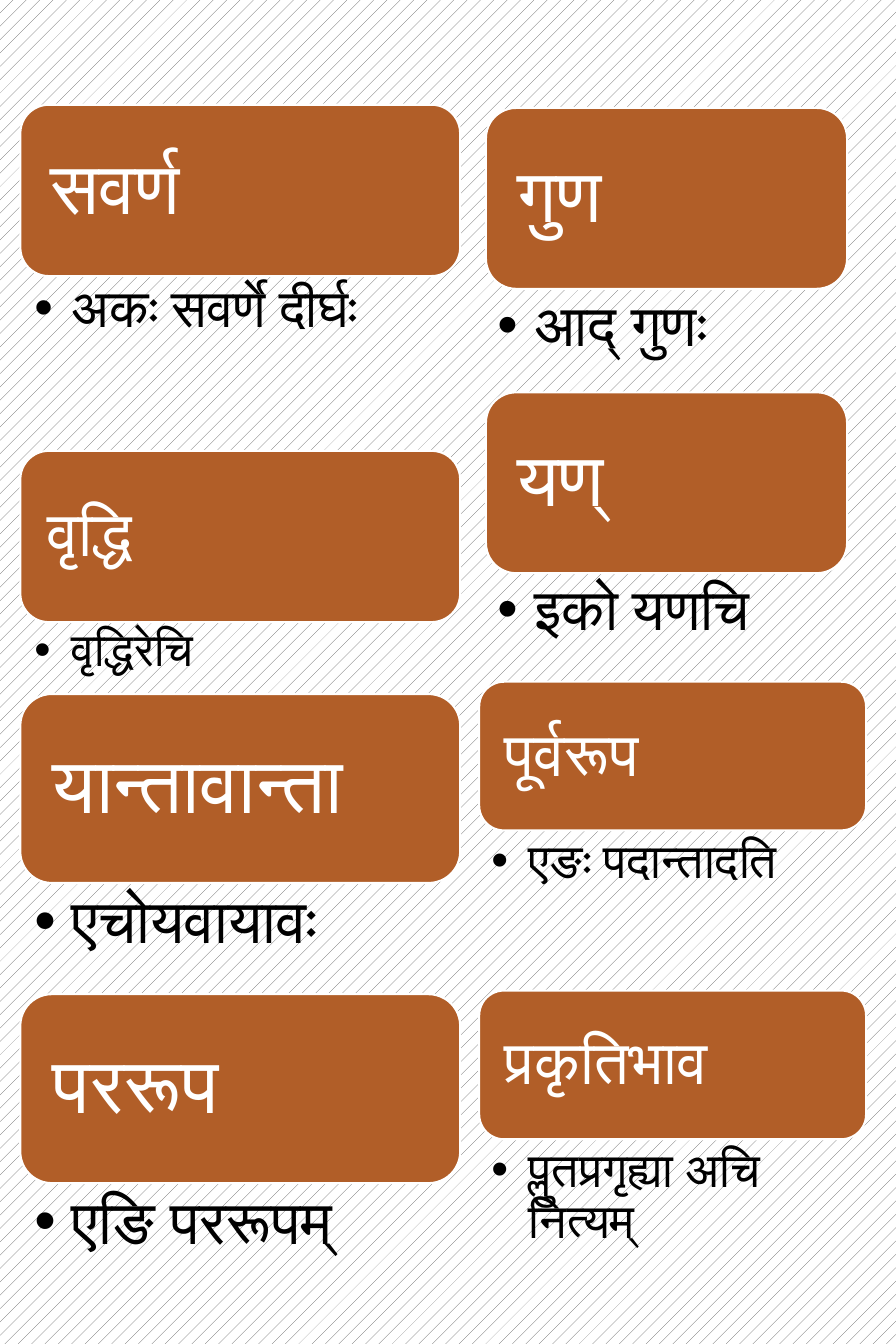
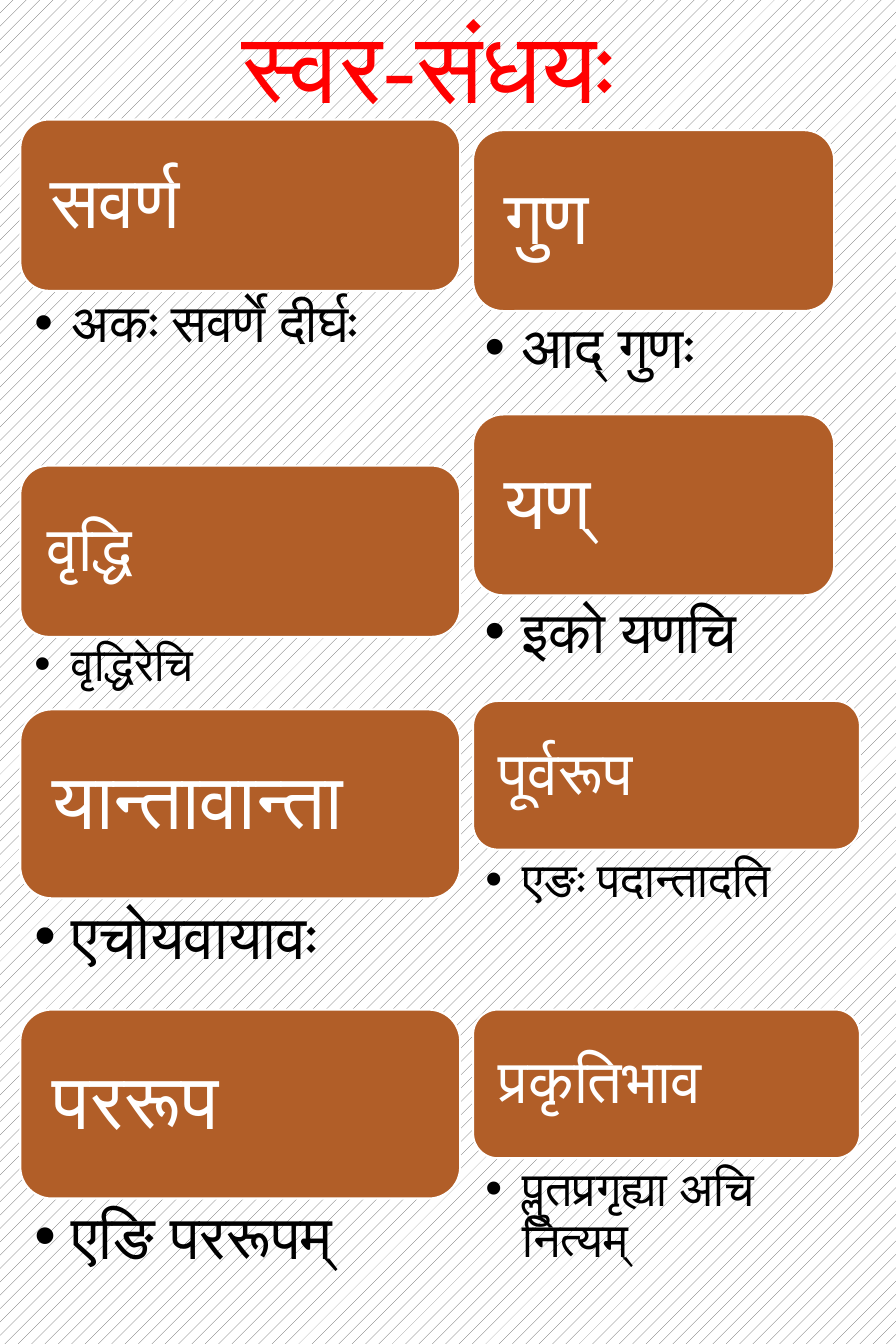
Before and after one commit to GIRISHVBHAGWAT/MY_Documents, a slide deck: slide 2 of Vyakarana_sahitya_2/Mobile_Photos/karakani.pptx. Drawn at 896x1344 pixels with LibreOffice and Linux fonts; fonts in the diff are those of the drawing. Boxes give left, top, right and bottom in pixels: in the first picture for what was removed or moved away, otherwise in the second. Text is boxed around its words. In the diff, an @@ line names an element or a change of style, - is before the commit and + after.

```diff
--- a/Vyakarana_sahitya_2/Mobile_Photos/karakani.pptx
+++ b/Vyakarana_sahitya_2/Mobile_Photos/karakani.pptx
@@ text added at <box>243,25,614,130</box>, 60 pt, text #FF0000 @@
+स्वर-संधयः
@@ 4 texts, 1 rounded rectangle: place and size @@
-4 texts, 1 rounded rectangle at <box>486,108,847,647</box>
+4 texts, 1 rounded rectangle at <box>473,130,834,669</box>
@@ rounded rectangle: place and size @@
-rounded rectangle at <box>486,392,847,572</box>
+rounded rectangle at <box>473,415,834,595</box>
@@ 8 texts, 4 rounded rectangles: place and size @@
-8 texts, 4 rounded rectangles at <box>20,105,460,1261</box>
+8 texts, 4 rounded rectangles at <box>20,119,460,1276</box>
@@ 4 texts, 2 rounded rectangles: place and size @@
-4 texts, 2 rounded rectangles at <box>479,682,866,1253</box>
+4 texts, 2 rounded rectangles at <box>473,701,860,1272</box>
```
Also in this commit, not shown: 1 other file.
